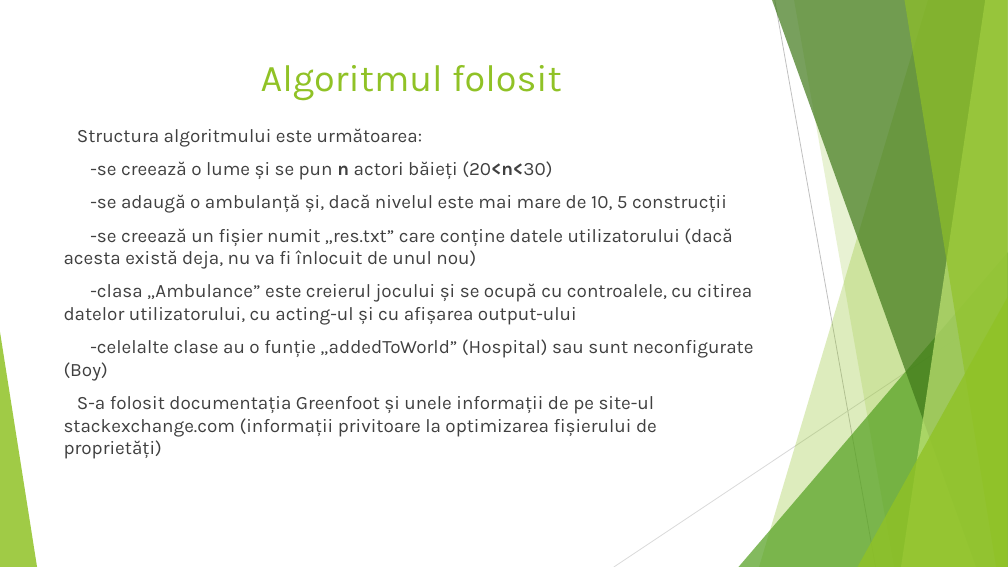
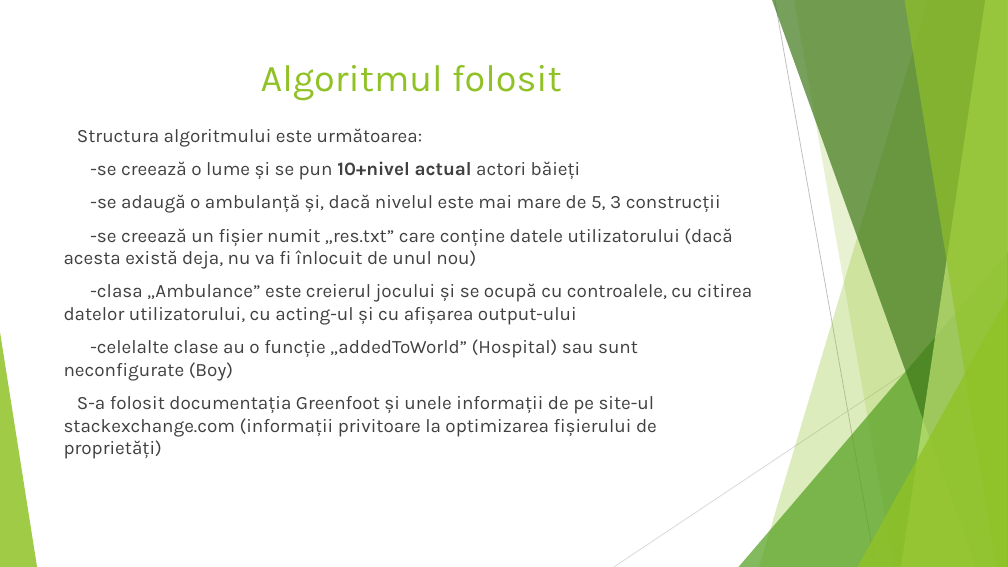
Before and after one commit to minealex2244/Fasty, a slide deck: slide 5 of Fasty.pptx. Drawn at 1008x567 pixels with LibreOffice and Linux fonts; fonts in the diff are those of the drawing. Boxes give left, top, right and bottom in pixels: in the first picture for what was removed or moved away, otherwise in the second. Text is boxed around its words. In the diff, an @@ line names an element or a change of style, - is before the commit and + after.

```diff
--- a/Fasty.pptx
+++ b/Fasty.pptx
@@ text at (90, 161, 721, 213): text changed @@
--se creează o lume și se pun n actori băieți (20<n<30)
--se adaugă o ambulanță și, dacă nivelul este mai mare de 10, 5 construcții
+-se creează o lume și se pun 10+nivel actual actori băieți
+-se adaugă o ambulanță și, dacă nivelul este mai mare de 5, 3 construcții
@@ text at (64, 339, 638, 381): text changed @@
--celelalte clase au o funție „addedToWorld” (Hospital) sau sunt neconfigurate (Boy)
+-celelalte clase au o funcție „addedToWorld” (Hospital) sau sunt neconfigurate (Boy)
```
Also in this commit, not shown: 4 other slides changed, 8 other files.
